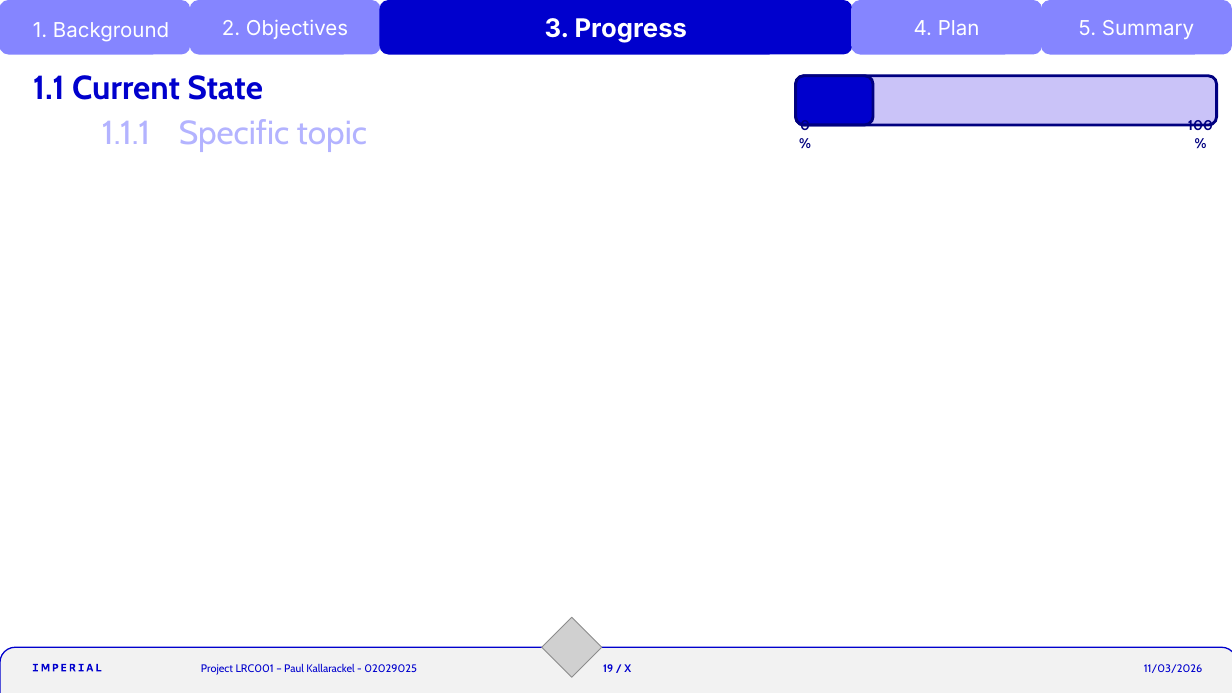
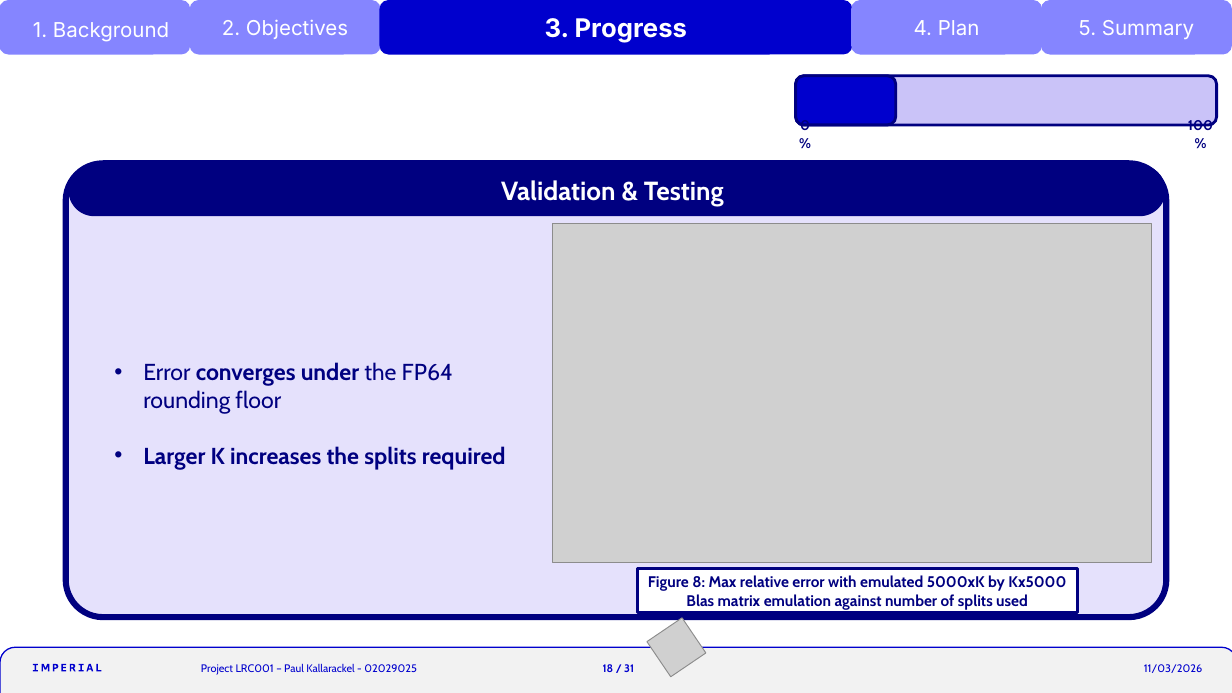
Before and after one commit to krackalackel02/FYP-Interim, a slide deck: slide 18 of Interim.pptm (slide 19 before the commit). Drawn at 1232x693 pixels with LibreOffice and Linux fonts; fonts in the diff are those of the drawing; grey boxes stand for pictures. Boxes give left, top, right and bottom in pixels: in the first picture for what was removed or moved away, otherwise in the second. Text is boxed around its words. In the diff, an @@ line names an element or a change of style, - is before the commit and + after.

```diff
--- a/Interim.pptm
+++ b/Interim.pptm
@@ title removed at (33,75,263,100) @@
-1.1 Current State
@@ rounded rectangle: place and size @@
-rounded rectangle at (796,76,873,125)
+rounded rectangle at (796,76,896,125)
@@ text removed at (102,119,367,152) @@
-1.1.1 Specific topic
@@ rounded rectangle added at (66,164,1166,617), fill #E5E1FC, outline #000080 4.75 pt @@
@@ rounded rectangle added at (69,165,1165,215), fill #000080, outline #000080 1 pt, 20.4 pt, text #FFFFFF, bold @@
+Validation & Testing
@@ picture added at (553,223,1152,562) @@
@@ text added at (143,362,506,470), 18 pt, text #000080, bold @@
+• Error converges under the FP64 rounding floor
+• Larger K increases the splits required
@@ rectangle added at (638,569,1079,613), fill #FFFFFF, outline #000080 2.25 pt, 12 pt, text #000080, bold @@
+Figure 8: Max relative error with emulated 5000xK by Kx5000 Blas matrix emulation against number of splits used
@@ picture at (647,617,706,676): rotation 135 to 235 degrees @@
@@ text at (603,664,634,672): text changed @@
-19 / X
+18 / 31
```
Also in this commit, not shown: 26 other slides changed, 4 slides added, 5 slides removed, 5 other files.
